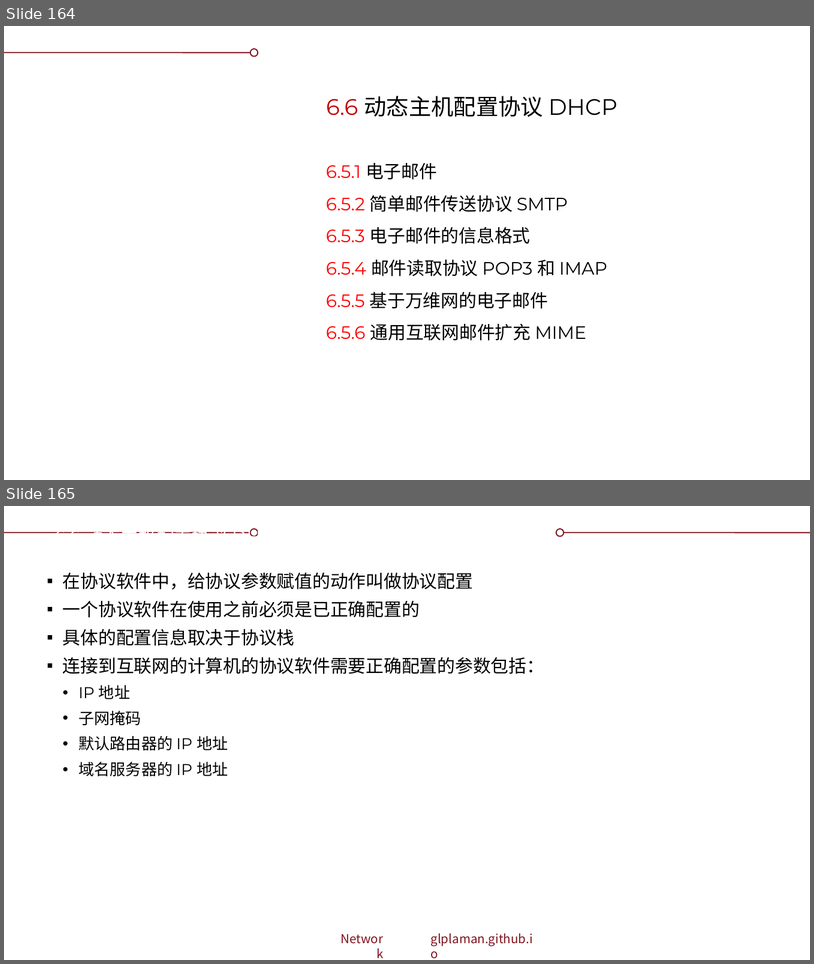
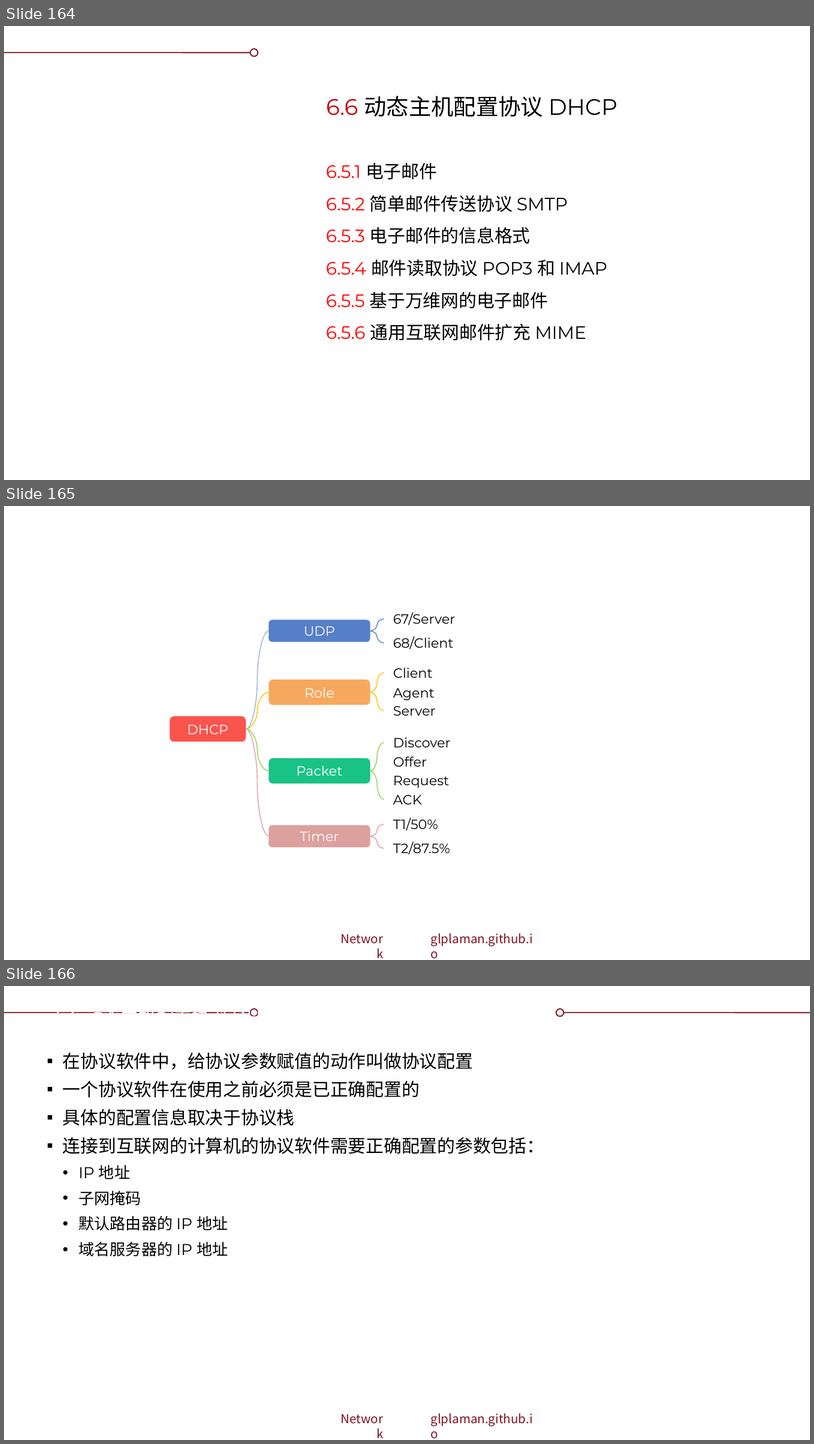
Before and after one commit to glplaman/glplaman.github.io, a slide deck: network/ppt/chap6.pptx. Shown one above the other, each under a label of ours: slides 164 and 165 before the commit, slides 164, 165 and 166 after it. The pictures are 814x964 and 814x1444 pixels, drawn with LibreOffice and Linux fonts; fonts in the diff are those of the drawing; background and template pictures are left out. Boxes give left, top, right and bottom in pixels: in the first picture for what was removed or moved away, otherwise in the second. Text is boxed around its words. In the diff, an @@ line names an element or a change of style, - is before the commit and + after.

```diff
--- a/network/ppt/chap6.pptx
+++ b/network/ppt/chap6.pptx
@@ slide 165 added at bbox=[4, 506, 810, 960], background #FFFFFF; not listed: 4 template elements that a slide beside it also shows @@
@@ rectangle added at bbox=[4, 506, 810, 537], fill #FFFFFF @@
@@ text added at bbox=[393, 612, 456, 625], 12 pt, text #000000 @@
+67/Server
@@ curved line added from (246, 729) to (269, 631), #95B3D7 0.75 pt @@
@@ rounded rectangle added at bbox=[269, 620, 370, 642], fill #4472C4 at 90% opacity, 12 pt, text #FFFFFF @@
+UDP
@@ curved line added from (370, 631) to (384, 619), #5780CA 0.75 pt @@
@@ curved line added from (384, 643) to (370, 631), #5780CA 0.75 pt @@
@@ text added at bbox=[393, 636, 454, 649], 12 pt, text #000000 @@
+68/Client
@@ text added at bbox=[393, 667, 433, 678], 12 pt, text #000000 @@
+Client
@@ rounded rectangle added at bbox=[269, 679, 370, 705], fill #F6A04D at 90% opacity, 12 pt, text #FFFFFF @@
+Role
@@ curved line added from (384, 672) to (370, 692), #FFC000 0.75 pt @@
@@ curved line added from (269, 692) to (246, 729), #FFC000 0.75 pt @@
@@ curved line added from (384, 711) to (370, 692), #FFC000 0.75 pt @@
@@ text added at bbox=[393, 688, 435, 700], 12 pt, text #000000 @@
+Agent
@@ rounded rectangle added at bbox=[170, 717, 246, 741], fill #F9423A at 90% opacity, 12 pt, text #FFFFFF @@
+DHCP
@@ text added at bbox=[393, 706, 436, 715], 12 pt, text #000000 @@
+Server
@@ curved line added from (246, 729) to (269, 771), #92D050 0.75 pt @@
@@ curved line added from (246, 729) to (269, 836), #DDA19F 0.75 pt @@
@@ text added at bbox=[393, 737, 451, 747], 12 pt, text #000000 @@
+Discover
@@ rounded rectangle added at bbox=[269, 757, 370, 783], fill #00BC7B at 90% opacity, 12 pt, text #FFFFFF @@
+Packet
@@ curved line added from (370, 771) to (384, 742), #92D050 0.75 pt @@
@@ text added at bbox=[393, 756, 427, 766], 12 pt, text #000000 @@
+Offer
@@ curved line added from (384, 799) to (370, 771), #92D050 0.75 pt @@
@@ text added at bbox=[393, 775, 449, 788], 12 pt, text #000000 @@
+Request
@@ text added at bbox=[393, 795, 422, 804], 12 pt, text #000000 @@
+ACK
@@ rounded rectangle added at bbox=[269, 825, 370, 847], fill #D99694 at 90% opacity, 12 pt, text #FFFFFF @@
+Timer
@@ curved line added from (370, 836) to (384, 824), #DDA19F 0.75 pt @@
@@ text added at bbox=[393, 817, 438, 831], 12 pt, text #000000 @@
+T1/50%
@@ curved line added from (384, 848) to (370, 836), #DDA19F 0.75 pt @@
@@ text added at bbox=[393, 841, 450, 855], 12 pt, text #000000 @@
+T2/87.5%
@@ what was slide 165 is now slide 166 @@
```
Also in this commit, not shown: 4 other files.
